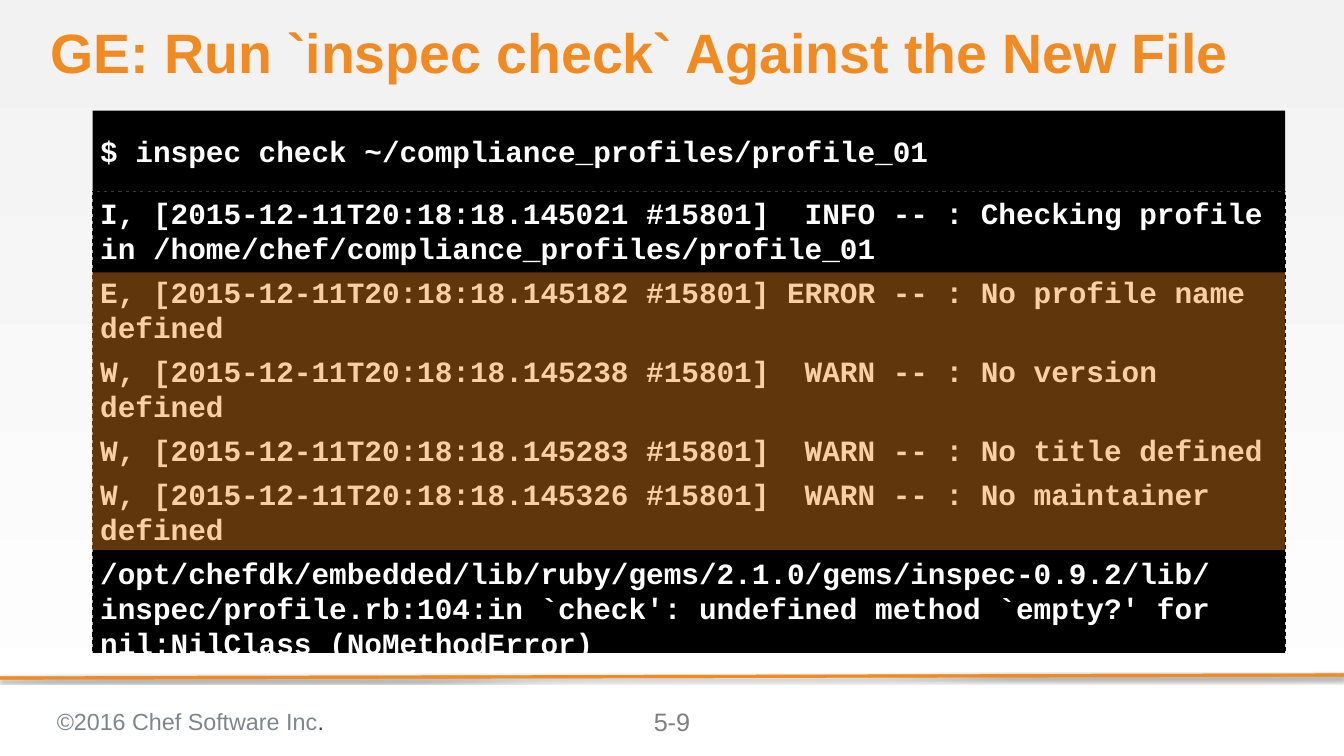
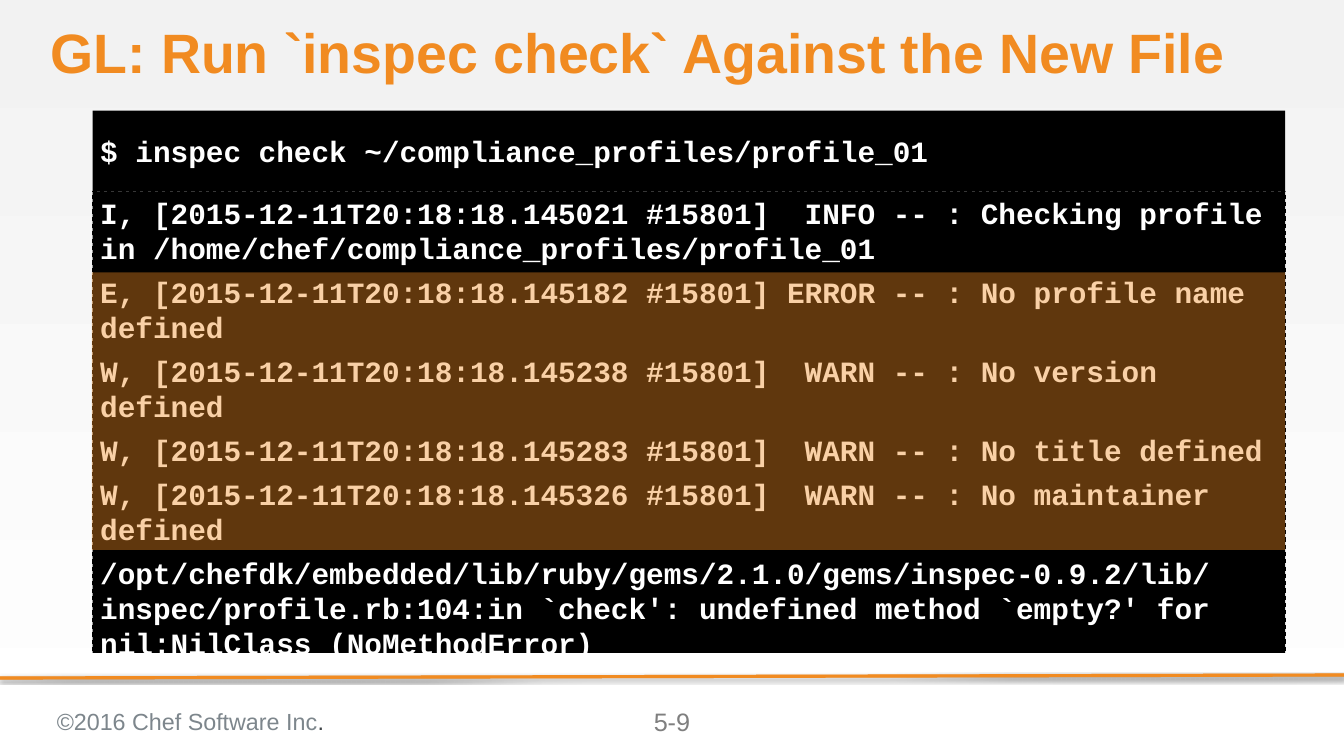
Before and after one commit to bchamby/chef-compliance-installation-configuration-operation, a slide deck: slide 9 of 05-creating-custom-profiles.pptx. Drawn at 1344x756 pixels with LibreOffice and Linux fonts; fonts in the diff are those of the drawing; background and template pictures are left out. Boxes give left, top, right and bottom in pixels: in the first picture for what was removed or moved away, otherwise in the second. Text is boxed around its words. In the diff, an @@ line names an element or a change of style, - is before the commit and + after.

```diff
--- a/05-creating-custom-profiles.pptx
+++ b/05-creating-custom-profiles.pptx
@@ title at (50, 32, 1224, 83): text changed @@
-GE: Run `inspec check` Against the New File
+GL: Run `inspec check` Against the New File
```
Also in this commit, not shown: 25 other slides changed, 1 other file.
